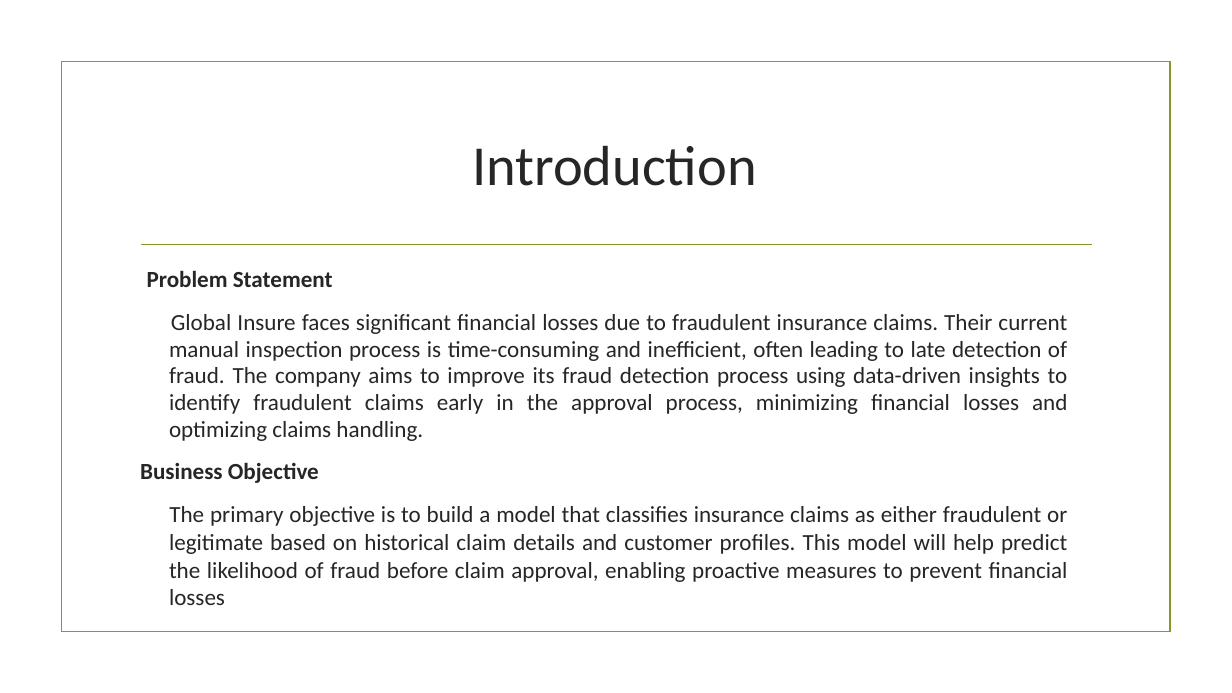
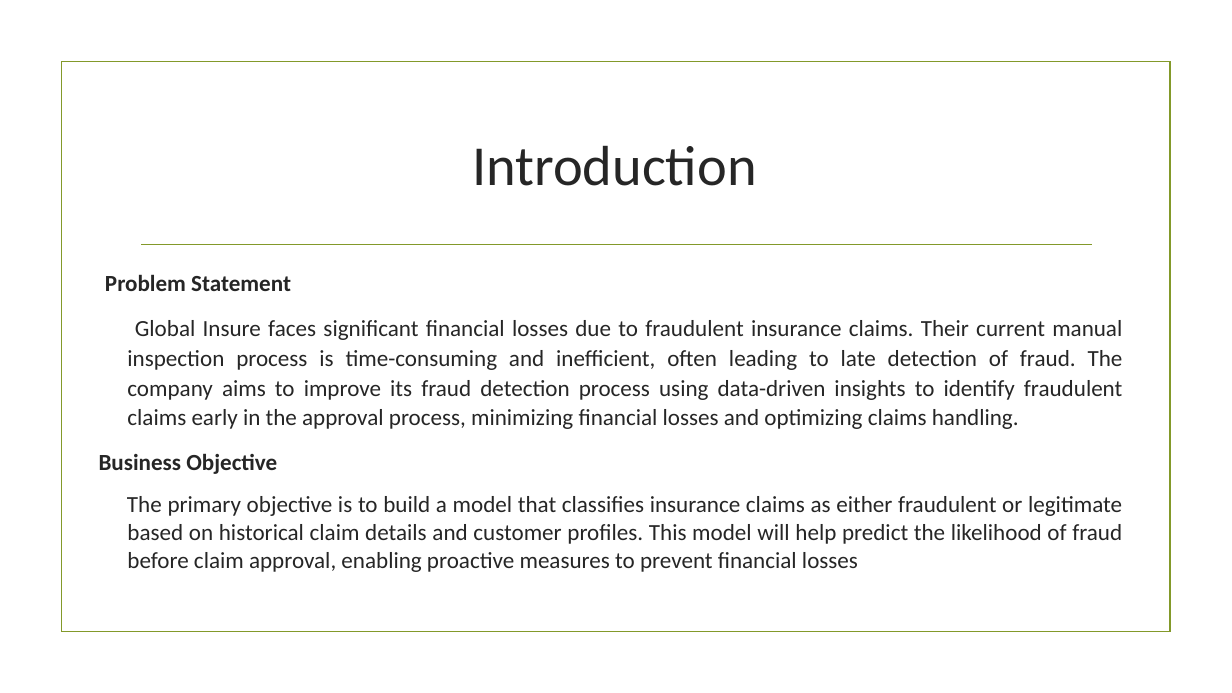
Before and after one commit to NaveenUpadhyay1385/Fraudulent_Claim_Detection_NaveenUpadhyay_SunavaNeogy, a slide deck: slide 2 of Fraudulent_Claim_Detection_Naveen-Sunava.pptx. Drawn at 1232x693 pixels with LibreOffice and Linux fonts; fonts in the diff are those of the drawing; background and template pictures are left out. Boxes give left, top, right and bottom in pixels: in the first picture for what was removed or moved away, otherwise in the second. Text is boxed around its words. In the diff, an @@ line names an element or a change of style, - is before the commit and + after.

```diff
--- a/Fraudulent_Claim_Detection_Naveen-Sunava.pptx
+++ b/Fraudulent_Claim_Detection_Naveen-Sunava.pptx
@@ text "Problem Statement": place and size @@
-text "Problem Statement" at [140,270,1068,605]
+text "Problem Statement" at [99,274,1123,572]
@@ text at [99,274,1123,474]: line spacing 0.97 to 1.07 @@
```
Also in this commit, not shown: 11 other slides changed.
